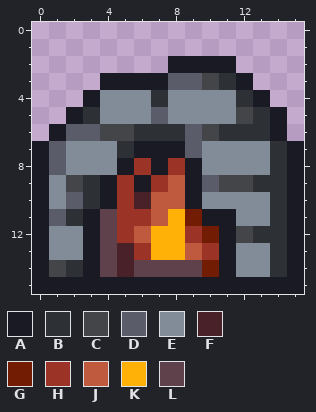
Two states of a pixel-art file, Seokbinggo_Client/Assets/Art/Buildings/furnace.aseprite. Above: the version before the commit.
16x16 pixels, 1 frame. Colours within 5 levels of each other are drawn and written as one.
Palette (. is transparent): A #1a1a24  B #2d3136  C #434549  D #5b5c69  E #828b98  F #492129  G #721c03  H #9c3327  J #bf5a3e  K #ffb108  L #5e414a
After:
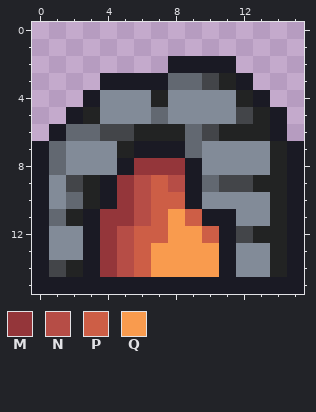
Colours new in this view: M #94363a  N #b64d46  P #cd5e46  Q #f99b4e
Diff:
colour B: #2d3136 -> #222323
colour D: #5b5c69 -> #626871
Changed rows in their new state; - is a pixel that keeps its letter.
first column x 4:
 8 --MMM--
 9 -MNPN--
10 -MNPP--
11 MMNPQP-
12 MNPPQQP
13 MNPQQQQ
14 MNPQQQQ
Pixel boxes of the changes (left, top, right, bottom) in both pictures:
changed: (49, 73, 287, 277)
